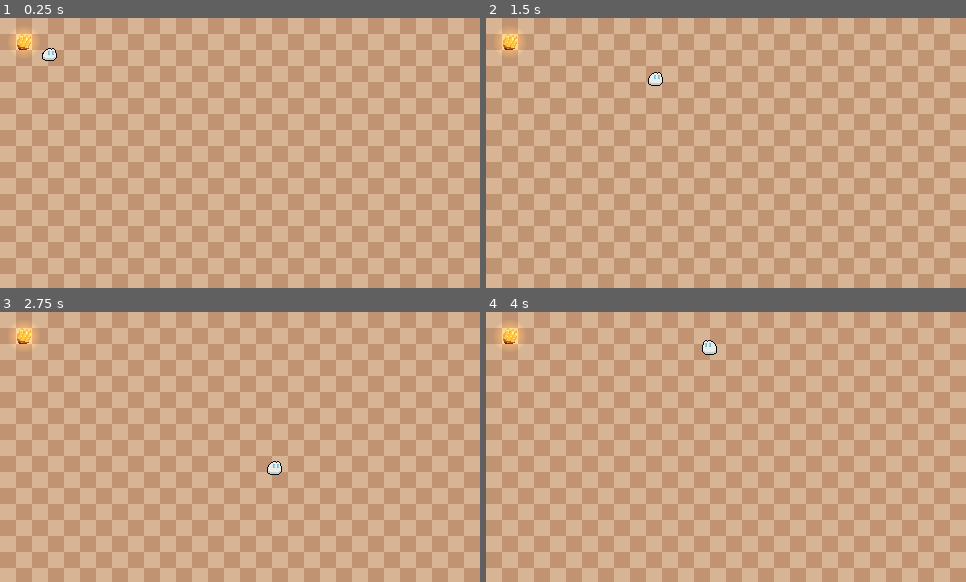
Above: before the commit, frames 1-4 (two rows, left to right).
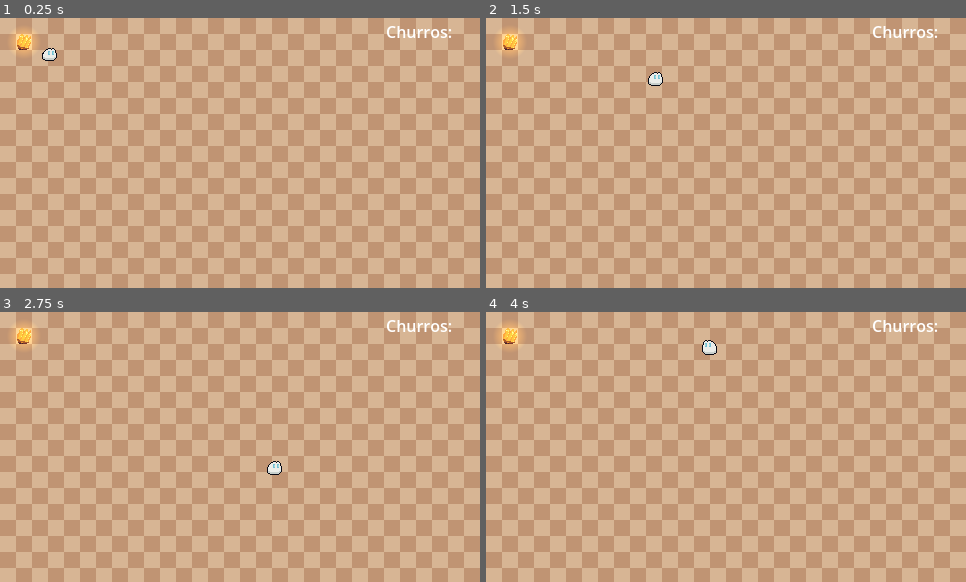
Above: after the commit, the same moments.

Repository: D2rkL1fe/Ghost-churros-and-evil-ghost-burger
Game: Godot game, scene res://scenes/main.tscn
The game is run twice, just before and just after one commit, with the same random seed, the same clock (stepped at 60 frames per second) and the same inputs. This scene is started directly instead of the project's main scene.
Inputs:
- Up to frame 1 (0.25 s): no input
- Up to frame 2 (1.5 s): hold D (right) 0.53-1.28 s; hold S (down) from 1.28 s (still down)
- Up to frame 3 (2.75 s): release S (down) at 2.03 s; hold D (right) from 2.03 s (still down)
- Up to frame 4 (4 s): release D (right) at 2.78 s; hold W (up) 2.78-3.53 s; hold A (left) from 3.53 s (still down)

The runs differ from the first frame. In frame 1, 0.2% of the frame differs, in the area x 80-94%, y 2-8%; in frame 2, 0.2%; in frame 3, 0.2%; in frame 4, 0.2%.

Commit message:
Added churros counter

Diff:
--- /dev/null
+++ b/Global stats.gd
@@ -0,0 +1,6 @@
+extends Node
+var churros_counter=0
+signal call_Curros
+func addChurrosCount():
+	churros_counter+=1
+	call_Curros.emit()
--- a/entities/churros/churros.gd
+++ b/entities/churros/churros.gd
@@ -1,5 +1,5 @@
 class_name Churros extends CharacterBody2D
-
 
 func _on_area_2d_body_entered(body: Node2D) -> void:
 	queue_free()
+	GlobalStats.addChurrosCount()
--- a/project.godot
+++ b/project.godot
@@ -14,6 +14,10 @@
 run/main_scene="uid://cqwggfiop21ya"
 config/features=PackedStringArray("4.5", "GL Compatibility")
 config/icon="res://icon.svg"
+
+[autoload]
+
+GlobalStats="*res://Global stats.gd"
 
 [display]
 
--- /dev/null
+++ b/scenes/UI.gd
@@ -0,0 +1,8 @@
+extends CanvasLayer
+@export var label : Label
+#
+func _ready():
+	GlobalStats.call_Curros.connect(churrosChanged);
+func churrosChanged():
+	label.text="Churros: "+str(GlobalStats.churros_counter);
+	set("theme_override_colors/font_color", Color("Red"))
--- a/scenes/main.tscn
+++ b/scenes/main.tscn
@@ -1,9 +1,10 @@
-[gd_scene load_steps=7 format=4 uid="uid://crnxgfctb87i8"]
+[gd_scene load_steps=8 format=4 uid="uid://crnxgfctb87i8"]
 
 [ext_resource type="Texture2D" uid="uid://dowk2gnfsbgui" path="res://scenes/background-tiles.png" id="1_sugp2"]
 [ext_resource type="PackedScene" uid="uid://c51eabamqukgs" path="res://entities/player/player.tscn" id="2_sugp2"]
 [ext_resource type="PackedScene" uid="uid://dahkdou1cgc4w" path="res://entities/churros/churros.tscn" id="3_jyhfs"]
 [ext_resource type="Texture2D" uid="uid://bdurqkrgpsh6p" path="res://scenes/tilemap-basic.png" id="4_jyhfs"]
+[ext_resource type="Script" uid="uid://bqsmfc7egdln" path="res://scenes/UI.gd" id="5_tbgi4"]
 
 [sub_resource type="TileSetAtlasSource" id="TileSetAtlasSource_tbgi4"]
 texture = ExtResource("4_jyhfs")
@@ -38,3 +39,16 @@
 [node name="TileMapLayer" type="TileMapLayer" parent="."]
 tile_map_data = PackedByteArray("AAD9//z/AAABAAEAAAD9//v/AAABAAEAAAD8//v/AAABAAEAAAD7//v/AAABAAEAAAD6//v/AAABAAEAAAD5// …(1104 unchanged characters)…
 tile_set = SubResource("TileSet_tefeu")
+
+[node name="CanvasLayer" type="CanvasLayer" parent="." node_paths=PackedStringArray("label")]
+script = ExtResource("5_tbgi4")
+label = NodePath("Label")
+
+[node name="Label" type="Label" parent="CanvasLayer"]
+offset_left = 386.0
+offset_top = 2.0
+offset_right = 453.0
+offset_bottom = 25.0
+text = "Churros: "
+
+[connection signal="visibility_changed" from="CanvasLayer" to="Player" method="_on_canvas_layer_visibility_changed"]
Not shown, added: Global stats.gd.uid
Not shown, added: scenes/UI.gd.uid
